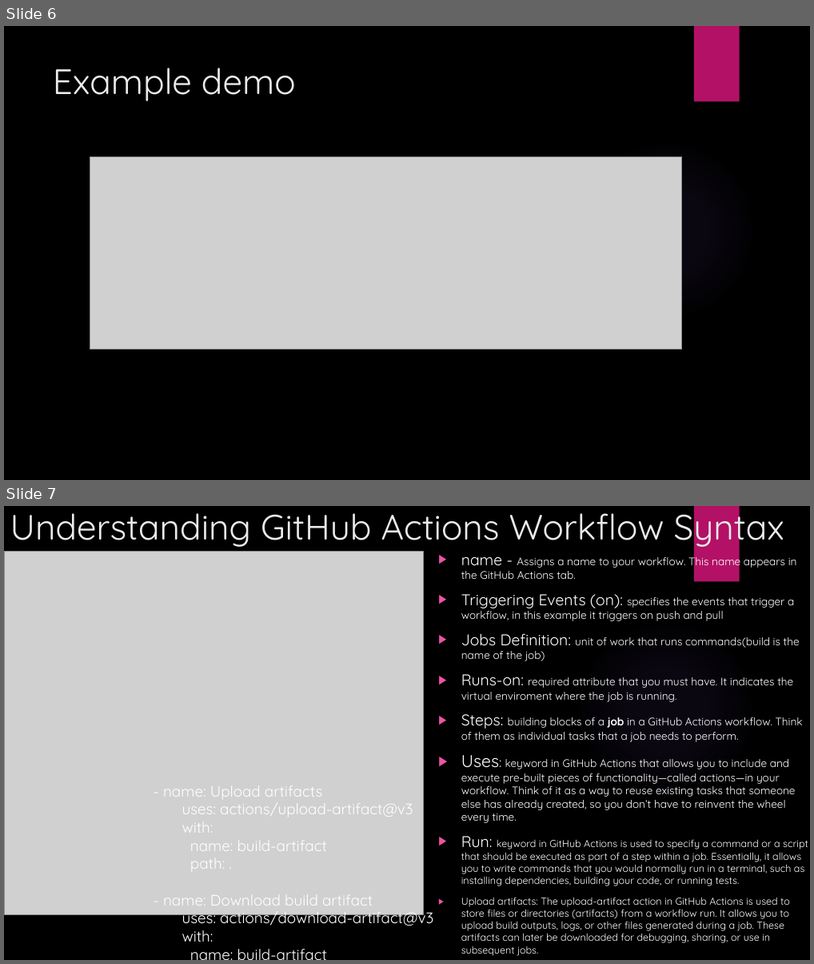
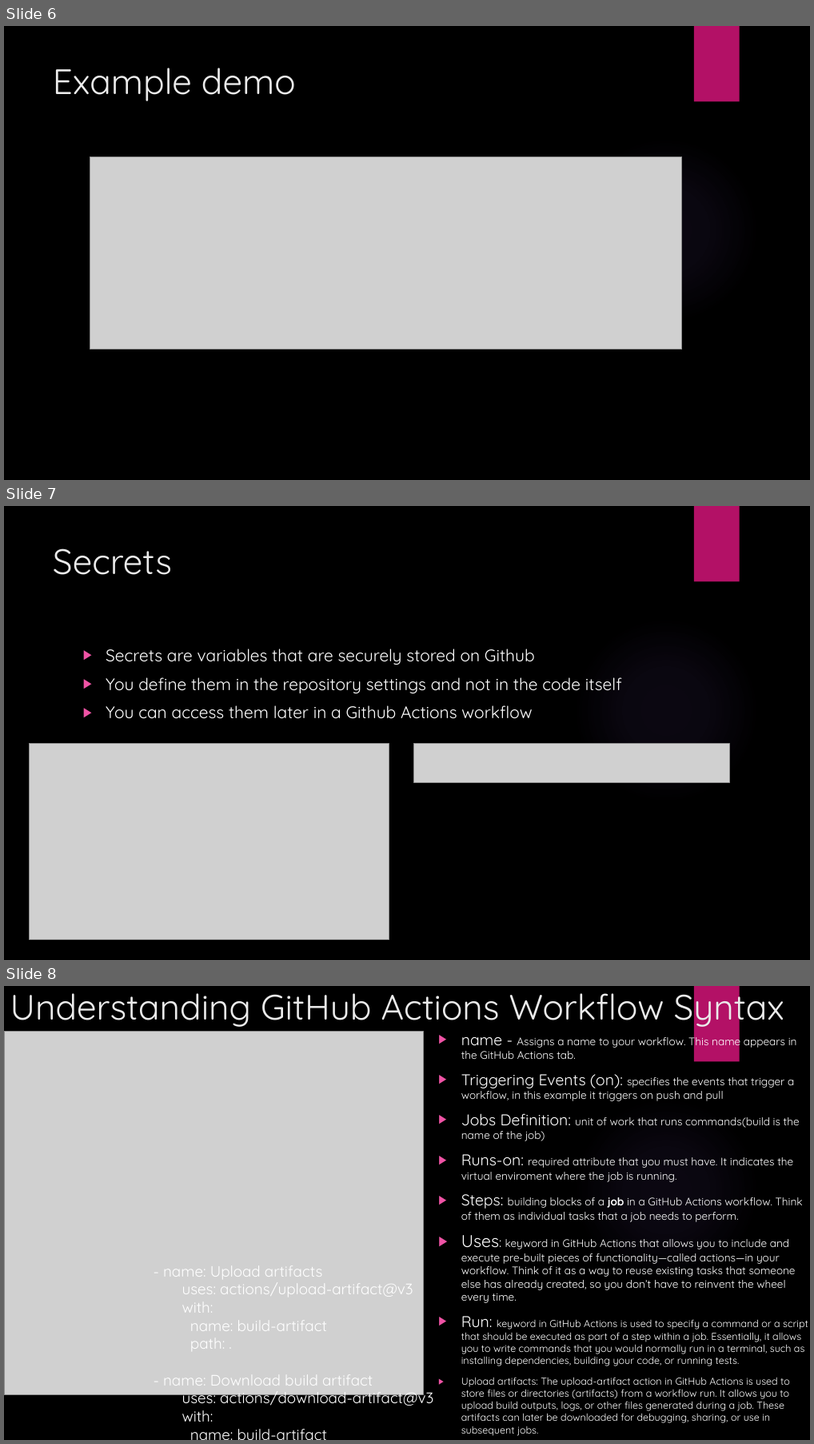
Before and after one commit to sebivenlo/esd-2024-github-actions, a slide deck: Workshop Presentation.pptx. Shown one above the other, each under a label of ours: slides 6 and 7 before the commit, slides 6, 7 and 8 after it. The pictures are 814x964 and 814x1444 pixels, drawn with LibreOffice and Linux fonts; fonts in the diff are those of the drawing; grey boxes stand for pictures; background and template pictures are left out. Boxes give left, top, right and bottom in pixels: in the first picture for what was removed or moved away, otherwise in the second. Text is boxed around its words. In the diff, an @@ line names an element or a change of style, - is before the commit and + after.

Commit message:
Added secrets slide

```diff
--- a/Workshop Presentation.pptx
+++ b/Workshop Presentation.pptx
@@ slide 7 added at [4, 506, 810, 960], background picture (left out); not listed: 2 template elements that a slide beside it also shows @@
@@ title added at [53, 548, 172, 575], 42 pt, text #EBEBEB @@
+Secrets
@@ text added at [106, 648, 622, 719], 20 pt, text #FFFFFF @@
+▶ Secrets are variables that are securely stored on Github
+▶ You define them in the repository settings and not in the code itself
+▶ You can access them later in a Github Actions workflow
@@ picture added at [30, 743, 389, 939] @@
@@ picture added at [414, 743, 730, 783] @@
@@ what was slide 7 is now slide 8 @@
```
